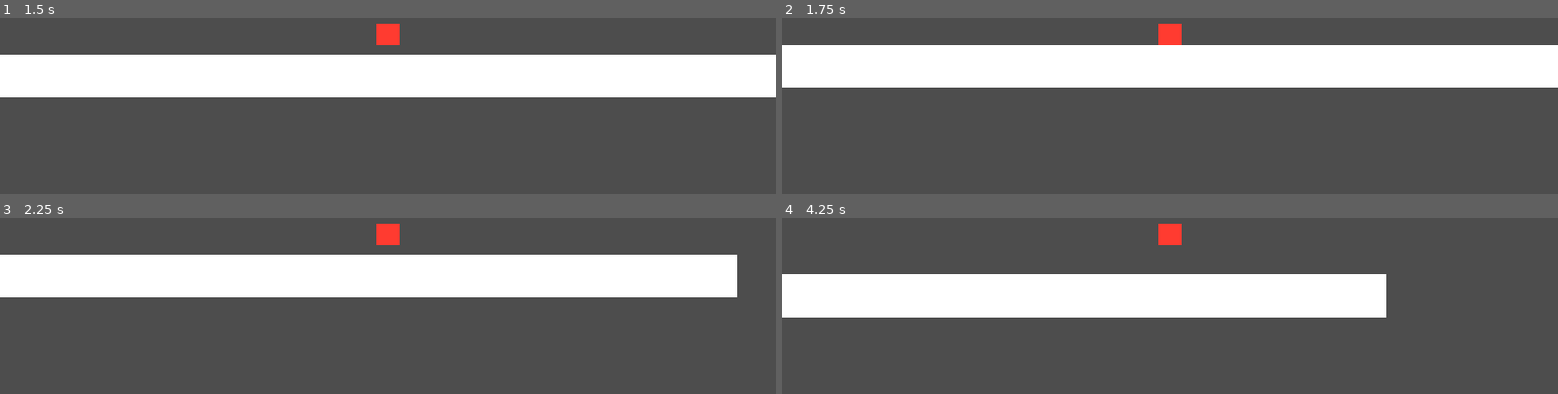
Above: before the commit, frames 1-4 (two rows, left to right).
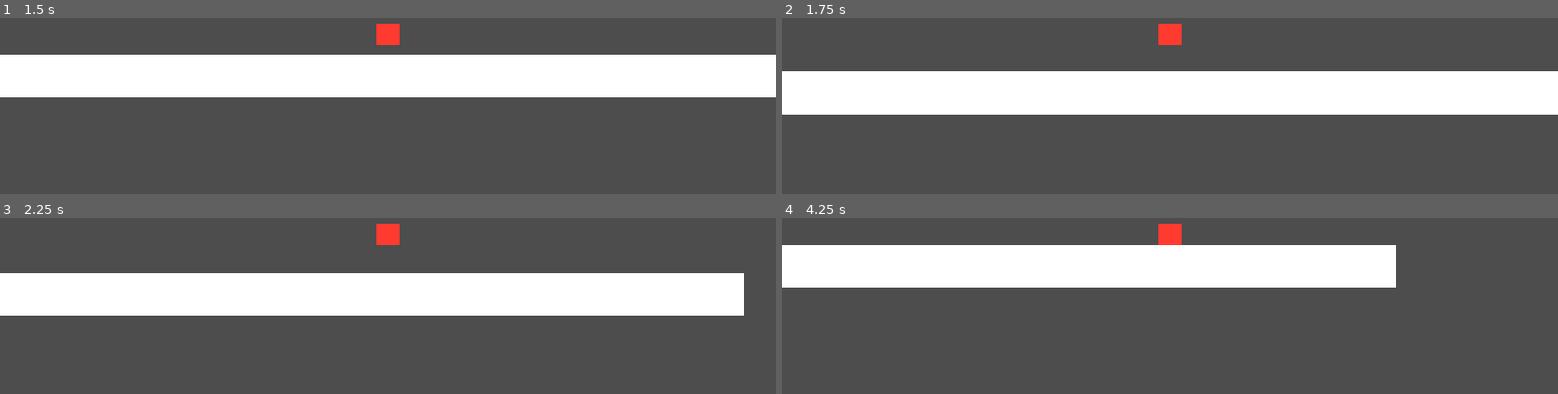
Above: after the commit, the same moments.

Repository: 0xBrandon/feelbox
Game: Godot game, scene res://world.tscn
The game is run twice, just before and just after one commit, with the same random seed, the same clock (stepped at 60 frames per second) and the same inputs.
Inputs:
- Up to frame 1 (1.5 s): hold D (move_right) from 0.53 s (still down); tap Space (jump) at 0.6, 0.77, 1.07, 1.35 s
- Up to frame 2 (1.75 s): keep holding D (move_right); tap Space (jump) at 1.52 s
- Up to frame 3 (2.25 s): tap Space (jump) at 1.82, 2.1 s; release D (move_right) at 2.03 s; hold A (move_left) from 2.03 s (still down)
- Up to frame 4 (4.25 s): release A (move_left) at 2.78 s; hold D (move_right) from 2.78 s (still down); tap Space (jump) at 2.85, 3.02, 3.32, 3.6, 3.77, 4.07 s

Frame 1 is identical in both runs. In frame 2, 30% of the frame differs, in the area x 0-100%, y 15-55%; in frame 3, 20%; in frame 4, 26%.

Commit message:
✨ feat: coyote time and jump buffering

Diff:
--- a/player.gd
+++ b/player.gd
@@ -1,24 +1,35 @@
 extends CharacterBody2D
 
+# --- horizontal ---
 const MAX_SPEED    := 300.0
 const ACCEL        := 2200.0   # how fast you reach top speed on the ground
 const FRICTION     := 2600.0   # how fast you stop on the ground
 const AIR_ACCEL    := 1500.0   # less control in the air...
 const AIR_FRICTION := 320.0    # ...and a gentler brake, not an absent one
 
-const JUMP_CUT := 0.40         # release early, keep 40% of the rise
+# --- jump ---
+const JUMP_VELOCITY := -520.0
+const JUMP_CUT      := 0.40    # release early, keep 40% of the rise
 
-const JUMP_VELOCITY     := -520.0
+# --- gravity ---
 const GRAVITY_RISE      := 1500.0   # while going up
 const GRAVITY_FALL      := 2900.0   # while coming down, almost twice as strong
 const APEX_SPEED        := 110.0    # "near the top of the arc" threshold
 const APEX_GRAVITY_MULT := 0.55     # gravity is weaker up there = hang time
 const MAX_FALL          := 1200.0   # terminal velocity
 
+# --- forgiveness (new in v4) ---
+const COYOTE_TIME := 0.10   # you can still jump this long after leaving a ledge
+const JUMP_BUFFER := 0.12   # a press this early still counts when you land
+
+var _coyote := 0.0
+var _buffer := 0.0
+
 
 func _physics_process(delta: float) -> void:
 	_apply_gravity(delta)
 
+	# Horizontal movement
 	var direction := Input.get_axis("move_left", "move_right")
 	var accel     := ACCEL if is_on_floor() else AIR_ACCEL
 	var friction  := FRICTION if is_on_floor() else AIR_FRICTION
@@ -28,13 +39,33 @@
 	else:
 		velocity.x = move_toward(velocity.x, 0.0, friction * delta)
 
-	if Input.is_action_just_pressed("jump") and is_on_floor():
-		velocity.y = JUMP_VELOCITY
+	# Coyote time: refill on the ground, drain in the air
+	if is_on_floor():
+		_coyote = COYOTE_TIME
+	else:
+		_coyote = maxf(_coyote - delta, 0.0)
 
+	# Jump buffer: refill on press, drain every other frame
+	if Input.is_action_just_pressed("jump"):
+		_buffer = JUMP_BUFFER
+	else:
+		_buffer = maxf(_buffer - delta, 0.0)
+
+	# Both timers have credit, so jump
+	if _buffer > 0.0 and _coyote > 0.0:
+		_jump()
+
+	# Variable height: let go early, rise less
 	if Input.is_action_just_released("jump") and velocity.y < 0.0:
 		velocity.y *= JUMP_CUT
 
 	move_and_slide()
+
+
+func _jump() -> void:
+	velocity.y = JUMP_VELOCITY
+	_coyote = 0.0
+	_buffer = 0.0
 
 
 func _apply_gravity(delta: float) -> void:
